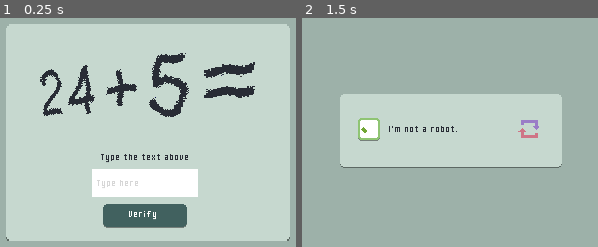
Above: before the commit, frames 1-2 (left to right).
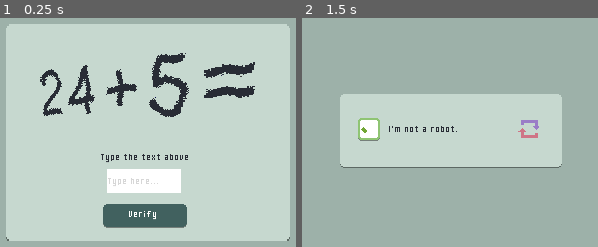
Above: after the commit, the same moments.

Repository: Difio3333/imnotarobot
Game: Godot game, scene res://world/World.tscn
Two runs of this game, one before a commit and one after it. Both use one fixed random seed, a clock stepped at 60 frames per second and the inputs below.
Inputs (mouse positions are in pixels of both pictures, inside the frame that each line leads up to):
- Up to frame 1 (0.25 s): no input
- Up to frame 2 (1.5 s): click (447, 214) at 0.5 s; click (367, 130) at 1.25 s

The runs differ from the first frame. In frame 1, 1.9% of the frame differs, in the area x 31-67%, y 65-79%; in frame 2, nothing differs.

Commit message:
Pushen

Diff:
--- a/levels/level_2.tscn
+++ b/levels/level_2.tscn
@@ -10,7 +10,7 @@
 
 [node name="Level2" type="Node2D" groups=["Level"]]
 script = ExtResource("1_y0npd")
-check_text = Array[String](["Hello", "fefewf", "dasdsad", "dasd"])
+check_text = Array[String](["24 + 5 ≈", "24+5≈", "24 + 5 =", "24+5="])
 
 [node name="ColorRect" type="ColorRect" parent="."]
 offset_right = 640.0
@@ -41,11 +41,7 @@
 offset_bottom = 142.0
 
 [node name="CaptchaTextIn2" parent="Control" instance=ExtResource("1_rhgui")]
-layout_mode = 0
-offset_left = 103.0
-offset_top = 114.0
-offset_right = 209.0
-offset_bottom = 142.0
+position = Vector2(118, 114)
 
 [node name="Typetextabove00" type="Sprite2D" parent="."]
 position = Vector2(320, 133)
--- /dev/null
+++ b/scenes/captcha_text_in.gd
@@ -0,0 +1,12 @@
+extends Node2D
+
+@onready var textline: LineEdit = $CaptchaTextIn
+
+# Called when the node enters the scene tree for the first time.
+func _ready() -> void:
+	pass # Replace with function body.
+
+
+# Called every frame. 'delta' is the elapsed time since the previous frame.
+func _process(delta: float) -> void:
+	pass
--- a/scenes/captcha_text_in.tscn
+++ b/scenes/captcha_text_in.tscn
@@ -1,10 +1,31 @@
-[gd_scene format=3 uid="uid://dloiy8gta264g"]
+[gd_scene load_steps=4 format=3 uid="uid://dloiy8gta264g"]
 
-[node name="CaptchaTextIn" type="TextEdit"]
-offset_right = 94.0
-offset_bottom = 41.0
-theme_override_colors/background_color = Color(1, 1, 1, 1)
+[ext_resource type="Script" path="res://scenes/captcha_text_in.gd" id="1_4v3sa"]
+
+[sub_resource type="StyleBoxEmpty" id="StyleBoxEmpty_0ft6a"]
+
+[sub_resource type="StyleBoxEmpty" id="StyleBoxEmpty_3hpk2"]
+
+[node name="CaptchaTextIn" type="Node2D"]
+script = ExtResource("1_4v3sa")
+
+[node name="ColorRect" type="ColorRect" parent="."]
+offset_right = 40.0
+offset_bottom = 40.0
+scale = Vector2(1.86236, 0.602085)
+
+[node name="CaptchaTextIn" type="LineEdit" parent="."]
+anchors_preset = 15
+anchor_right = 1.0
+anchor_bottom = 1.0
+offset_right = 52.0
+offset_bottom = 22.0
+grow_horizontal = 2
+grow_vertical = 2
 theme_override_colors/font_placeholder_color = Color(0.843184, 0.843184, 0.843184, 1)
 theme_override_colors/font_color = Color(0.156863, 0.172549, 0.207843, 1)
 theme_override_font_sizes/font_size = 13
-placeholder_text = "Type here"
+theme_override_styles/focus = SubResource("StyleBoxEmpty_0ft6a")
+theme_override_styles/normal = SubResource("StyleBoxEmpty_3hpk2")
+placeholder_text = "Type here..."
+max_length = 27
--- a/scripts/level_2_script.gd
+++ b/scripts/level_2_script.gd
@@ -1,6 +1,6 @@
 extends Node2D
 
-@onready var captcha_text_in: TextEdit = $Control/CaptchaTextIn2
+@onready var captcha_text_in: Node2D = $Control/CaptchaTextIn2
 @export var check_text: Array[String] = ["Hello"]
 @onready var button_normal_00_idle: Sprite2D = $ButtonNormal00Idle
 @onready var button_normal_00_pressed: Sprite2D = $ButtonNormal00Pressed
@@ -25,7 +25,7 @@
 	button_normal_00_idle.visible = true
 	verify.position.y -= 1
 
-	if captcha_text_in.text in check_text:
+	if captcha_text_in.textline.text in check_text:
 		Messenger.emit_signal("LEVEL_WIN")
 	else:
 		Messenger.emit_signal("LEVEL_LOSE")
